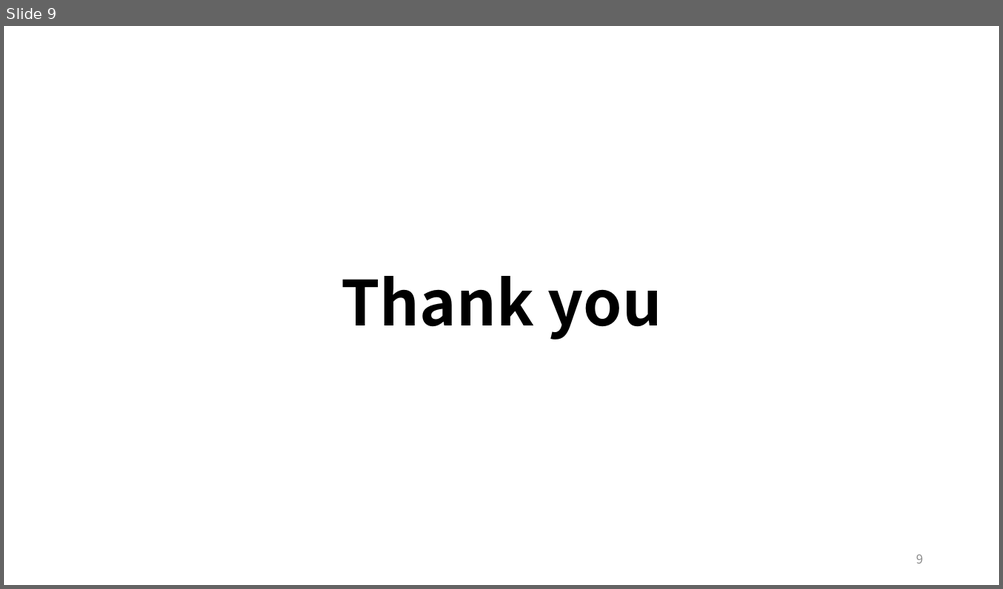
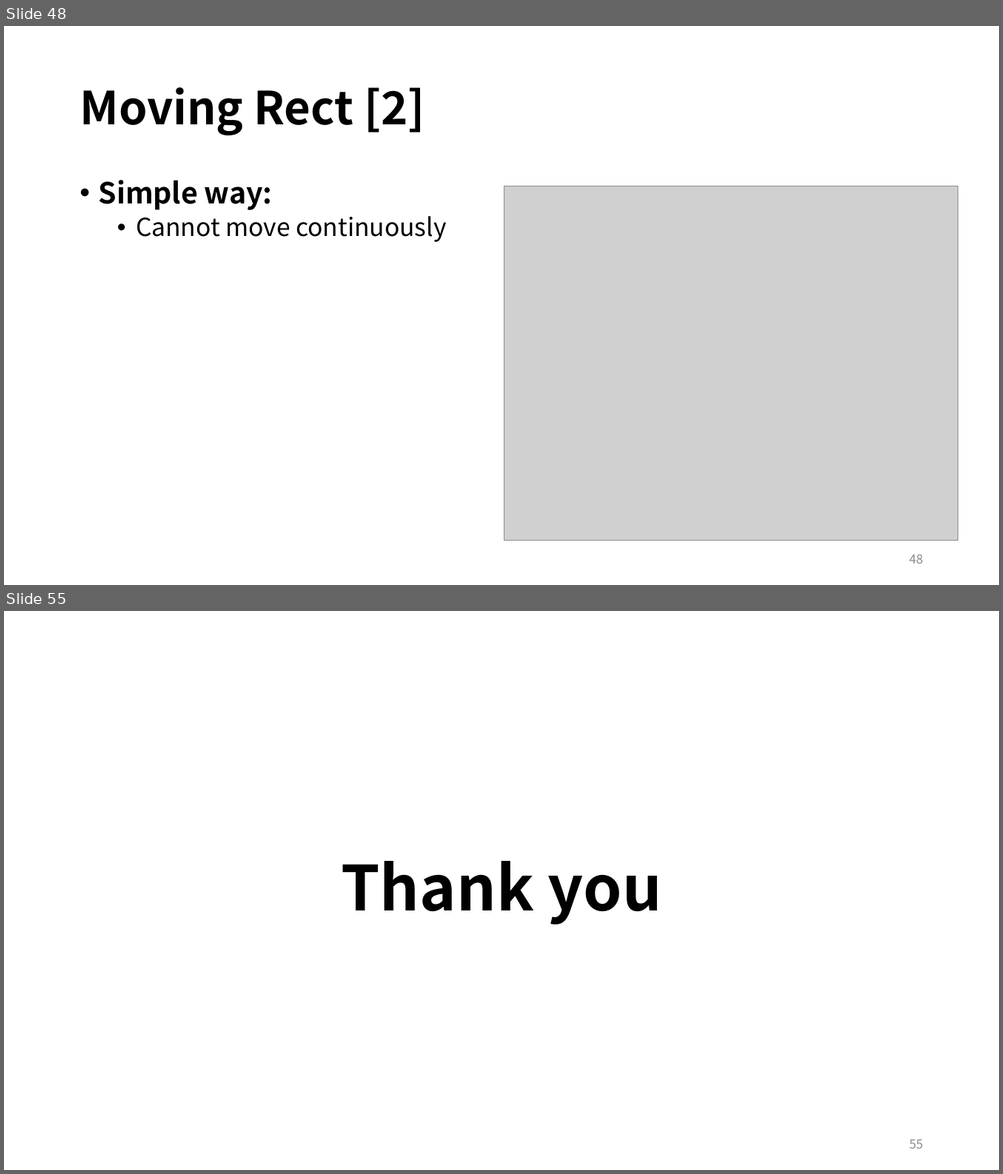
Before and after one commit to EunSeong-Park/EunSeong-Park.github.io, a slide deck: contents/2020_ITinerary/assets/session_4/preclass.pptx. Shown one above the other, each under a label of ours: slide 9 before the commit, slides 48 and 55 after it; the slides between them are not shown. The pictures are 1003x589 and 1003x1174 pixels, drawn with LibreOffice and Linux fonts; fonts in the diff are those of the drawing; grey boxes stand for pictures. Boxes give left, top, right and bottom in pixels: in the first picture for what was removed or moved away, otherwise in the second. Text is boxed around its words. In the diff, an @@ line names an element or a change of style, - is before the commit and + after.

```diff
--- a/contents/2020_ITinerary/assets/session_4/preclass.pptx
+++ b/contents/2020_ITinerary/assets/session_4/preclass.pptx
@@ slide 48 added at <box>4,26,999,585</box>, background #FFFFFF @@
@@ title added at <box>79,87,425,136</box>, 44 pt, text #000000, bold @@
+Moving Rect [2]
@@ text added at <box>99,180,447,242</box>, 24 pt, text #000000 @@
+• Simple way:
+  • Cannot move continuously
@@ picture added at <box>504,186,958,541</box> @@
@@ page number added at <box>909,554,923,564</box>, 12 pt, text #8C8C8C @@
+48
@@ what was slide 9 is now slide 55 @@
@@ page number at <box>909,1140,923,1149</box>: text changed @@
-9
+55
```
Also in this commit, not shown: 1 slide changed, 46 other slides added, 1 slide removed, 6 other files.
